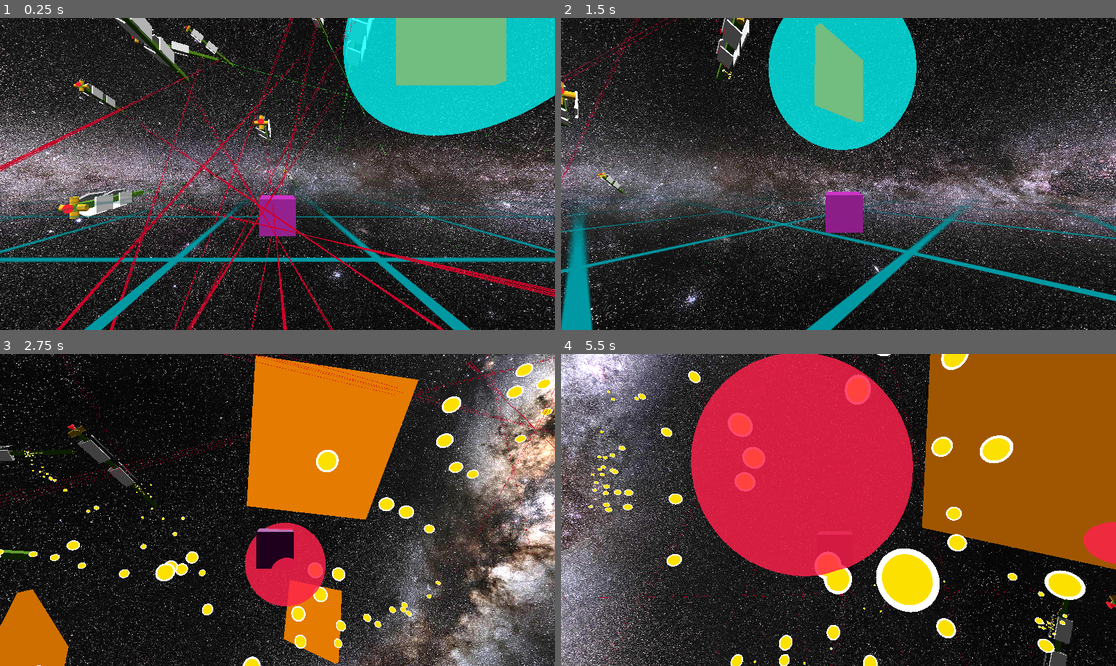
Above: before the commit, frames 1-4 (two rows, left to right).
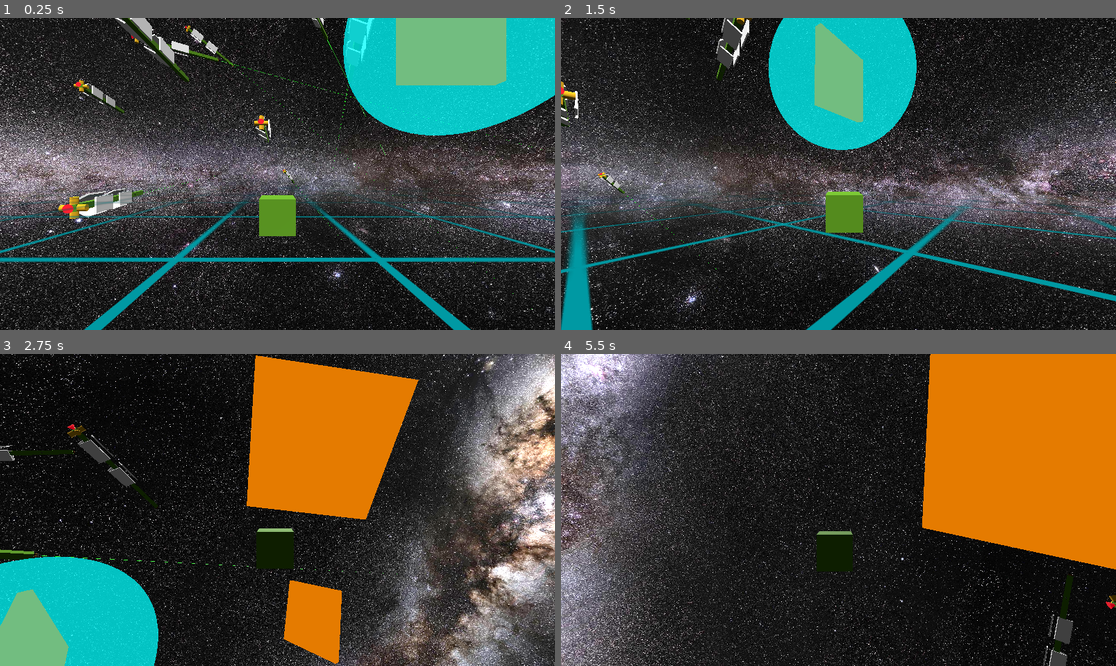
Above: after the commit, the same moments.

Repository: david-andrew/Aberration
Game: Godot game, scene res://world.tscn
The game is run twice, just before and just after one commit, with the same random seed, the same clock (stepped at 60 frames per second) and the same inputs.
Inputs:
- Up to frame 1 (0.25 s): no input
- Up to frame 2 (1.5 s): hold Right (right) 0.53-1.28 s; hold A (a) 0.53-1.28 s; tap Caps Lock (caps-lock) at 0.8, 1.35 s; hold Down (down) from 1.28 s (still down)
- Up to frame 3 (2.75 s): tap D (d) at 1.55 s; release Down (down) at 2.03 s; hold Right (right) from 2.03 s (still down); hold D (d) from 2.03 s (still down); tap E (e) at 2.3 s
- Up to frame 4 (5.5 s): release Right (right) at 2.78 s; release D (d) at 2.78 s; hold Up (up) 2.78-3.53 s; tap E (e) at 2.85 s; tap S (s) at 3.05 s; hold S (s) 3.53-4.28 s; hold Left (left) 3.53-5.03 s; tap Space (space) at 3.8, 4.35 s; tap W (w) at 4.55 s; hold Down (down) from 5.03 s (still down); hold W (w) from 5.03 s (still down); tap A (a) at 5.3 s

The runs differ from the first frame. In frame 1, 3.6% of the frame differs, in the area x 0-100%, y 0-100%; in frame 2, 1.0%; in frame 3, 15%; in frame 4, 48%.

Commit message:
cleaned up a bunch of warnings

Diff:
--- a/scenes/cannon_module.tscn
+++ b/scenes/cannon_module.tscn
@@ -55,5 +55,6 @@
 
 [node name="TargetSight" type="MeshInstance3D" parent="."]
 transform = Transform3D(1, 0, 0, 0, -4.37114e-08, -1, 0, 1, -4.37114e-08, 0, 0, -250)
+visible = false
 mesh = SubResource("CylinderMesh_kcksl")
 skeleton = NodePath("")
--- a/scripts/CameraTarget.gd
+++ b/scripts/CameraTarget.gd
@@ -8,7 +8,7 @@
 func _ready():
 	prev_position = global_position
 
-func _physics_process(delta):
+func _physics_process(_delta):
 	linear_velocity = global_position - prev_position
 	prev_position = global_position
 
--- a/scripts/ChaseCamera.gd
+++ b/scripts/ChaseCamera.gd
@@ -18,12 +18,12 @@
 
 
 
-# Called every frame. 'delta' is the elapsed time since the previous frame.
-func _process(delta):
-	pass
+## Called every frame. 'delta' is the elapsed time since the previous frame.
+#func _process(delta):
+	#pass
 
 
-func _physics_process(delta):
+func _physics_process(_delta):
 
 
 	test_velocity = global_position - prev_test_position
--- a/scripts/Health.gd
+++ b/scripts/Health.gd
@@ -30,7 +30,7 @@
 	if MATERIAL:
 		initial_color = MATERIAL.albedo_color
 
-func _physics_process(delta):
+func _physics_process(_delta):
 	handle_collisions()
 
 func handle_collisions():
--- a/scripts/Ship.gd
+++ b/scripts/Ship.gd
@@ -31,7 +31,7 @@
 
 
 func shoot_bullet():
-	if Time.get_ticks_msec() - last_shot_time > (1000 / SHOOT_FREQUENCY) and bullet_count < BULLETS_PER_SHOT:
+	if Time.get_ticks_msec() - last_shot_time > (1000.0 / SHOOT_FREQUENCY) and bullet_count < BULLETS_PER_SHOT:
 		var bullet = BULLET.instantiate()
 		GameMaster.current_scene.add_child(bullet)
 		bullet.global_basis = global_basis
@@ -62,7 +62,7 @@
 			laser.visible = false
 
 	if Input.is_action_just_pressed("caps-lock"):
-		selected_weapon = (selected_weapon + 1) as WeaponType % WeaponType.size()
+		selected_weapon = ((selected_weapon + 1) % WeaponType.size()) as WeaponType
 		if selected_weapon != WeaponType.LASER:
 			laser.visible = false
 
--- a/scripts/ShipCore.gd
+++ b/scripts/ShipCore.gd
@@ -24,9 +24,9 @@
 
 	#DEBUG translate towards the player
 	player = GameMaster.current_scene.find_child('Player')
-	print('found player: ', player)
 
-func _physics_process(delta):
+
+func _physics_process(_delta):
 	if not is_instance_valid(player):
 		return
 
--- a/scripts/cannon_module.gd
+++ b/scripts/cannon_module.gd
@@ -33,7 +33,7 @@
 	original_parent = get_parent()
 	original_transform = Transform3D(transform) # for calculating allowed deviation for aiming
 
-func _physics_process(delta):
+func _physics_process(_delta):
 	select_best_target()
 	try_shoot_at_target()
 
@@ -64,8 +64,8 @@
 
 	target = best_target
 
-func score_target(target:RigidBody3D) -> float:
-	var expected_position = HelperFunctions.compute_expected_target_position(global_position, linear_velocity, BULLET_INITIAL_SPEED, target.global_position, target.linear_velocity)
+func score_target(t:RigidBody3D) -> float:
+	var expected_position = HelperFunctions.compute_expected_target_position(global_position, linear_velocity, BULLET_INITIAL_SPEED, t.global_position, t.linear_velocity)
 	var local_pos = original_transform * expected_position
 
 	if local_pos.dot(Vector3.FORWARD) < 0.25: #can't even point at this target
@@ -95,7 +95,7 @@
 
 
 func shoot_bullet():
-	if Time.get_ticks_msec() - last_shot_time > (1000 / SHOOT_FREQUENCY):
+	if Time.get_ticks_msec() - last_shot_time > (1000.0 / SHOOT_FREQUENCY):
 		var bullet = BULLET.instantiate()
 		GameMaster.current_scene.add_child(bullet)
 		bullet.global_basis = global_basis
--- a/scripts/laser.gd
+++ b/scripts/laser.gd
@@ -9,7 +9,7 @@
 	enabled = false #only use force_raycast_update
 	visible = true # debug testing
 
-func _physics_process(delta):
+func _physics_process(_delta):
 	if not visible: #visibility determines if active or not
 		return
 
--- a/world.tscn
+++ b/world.tscn
@@ -15,7 +15,7 @@
 [sub_resource type="BoxShape3D" id="BoxShape3D_278ud"]
 
 [sub_resource type="StandardMaterial3D" id="StandardMaterial3D_t4b5v"]
-albedo_color = Color(0.31, 0.545, 0, 1)
+albedo_color = Color(0.55, 0, 0.534, 1)
 
 [sub_resource type="BoxMesh" id="BoxMesh_l6wpm"]
 material = SubResource("StandardMaterial3D_t4b5v")
@@ -144,6 +144,7 @@
 [node name="Laser" parent="Player" instance=ExtResource("4_c62u1")]
 
 [node name="TeamID" parent="Player" instance=ExtResource("6_pbg1v")]
+team = 0
 
 [node name="DirectionalLight3D" type="DirectionalLight3D" parent="."]
 transform = Transform3D(0.606566, -0.302769, -0.735125, 0.795013, 0.224463, 0.563534, -0.00561274, -0.926254, 0.376857, 0, 1.67446, 0)
